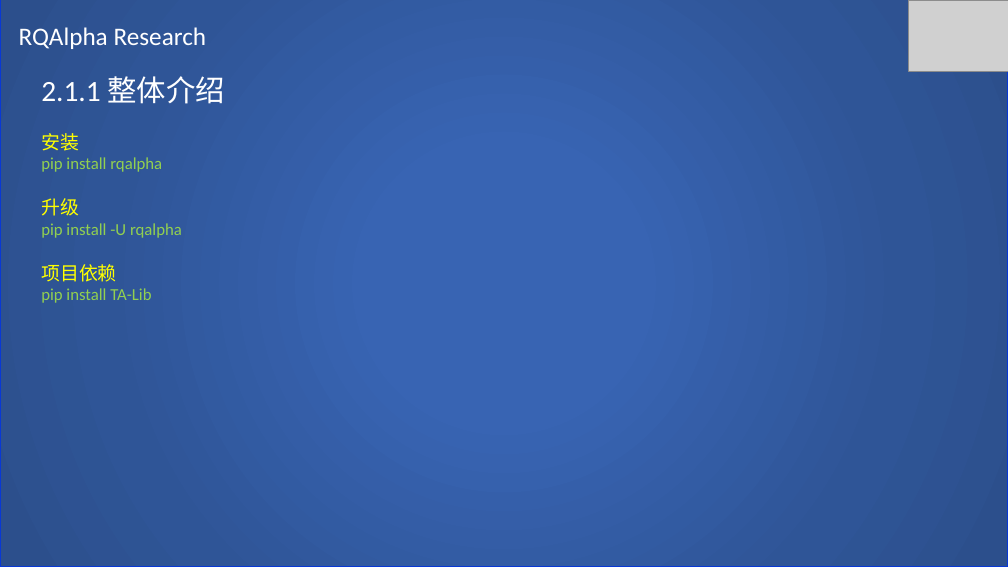
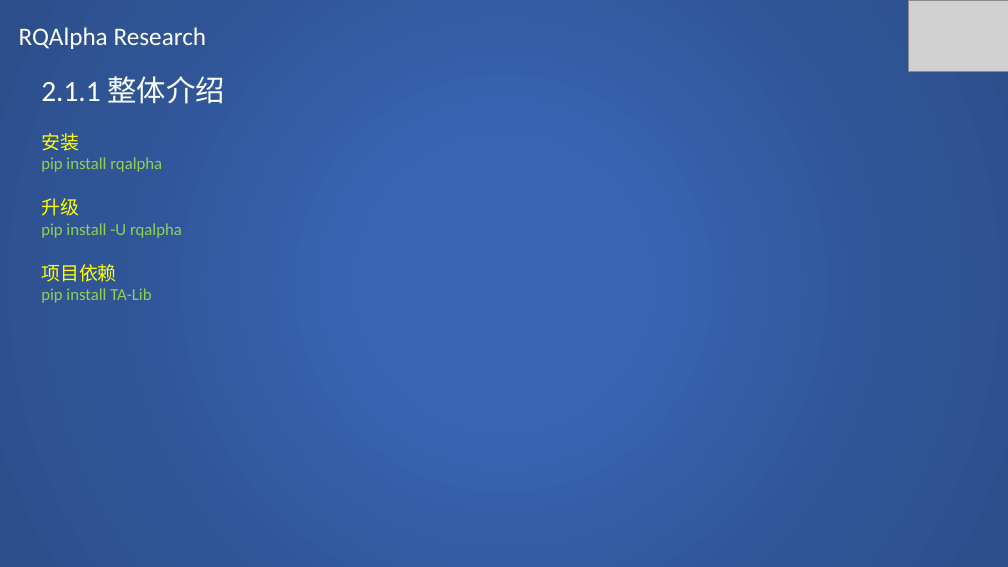
Before and after one commit to SCITLAS/Stellar, a slide deck: slide 12 of Stellar_0.1/documents/RQAlpha_Research.pptx. Drawn at 1008x567 pixels with LibreOffice and Linux fonts; fonts in the diff are those of the drawing; grey boxes stand for pictures. Boxes give left, top, right and bottom in pixels: in the first picture for what was removed or moved away, otherwise in the second. Text is boxed around its words. In the diff, an @@ line names an element or a change of style, - is before the commit and + after.

```diff
--- a/Stellar_0.1/documents/RQAlpha_Research.pptx
+++ b/Stellar_0.1/documents/RQAlpha_Research.pptx
@@ rectangle at <box>0,0,1008,567</box>: outline #0838D5 1 pt to none @@
```
Also in this commit, not shown: 29 other slides changed, 1 other file.
